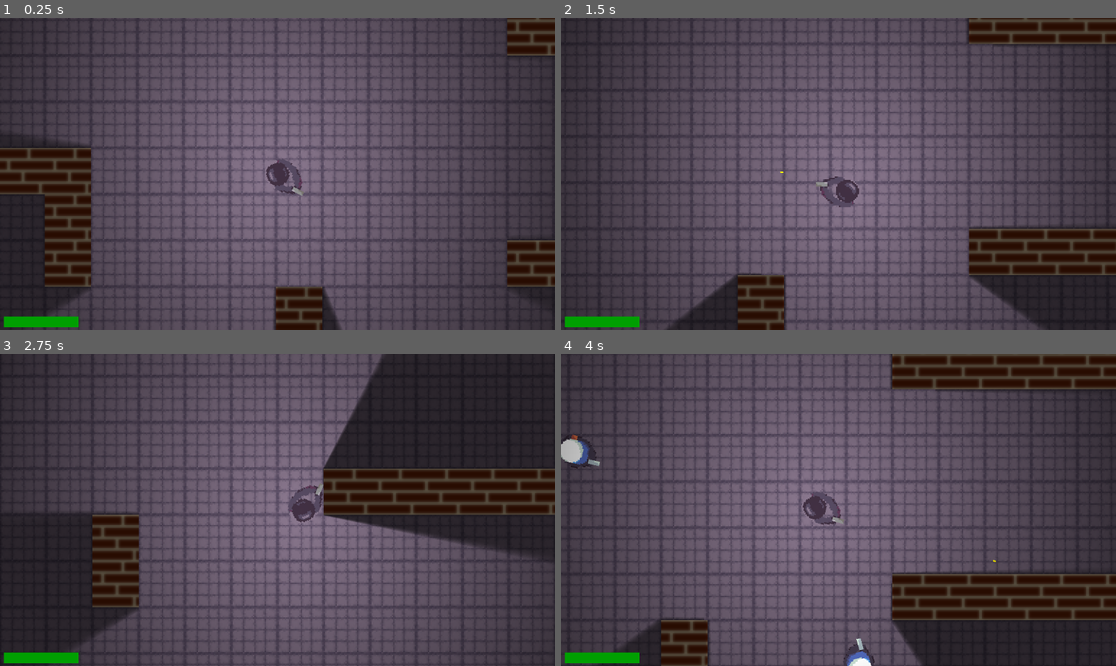
Above: before the commit, frames 1-4 (two rows, left to right).
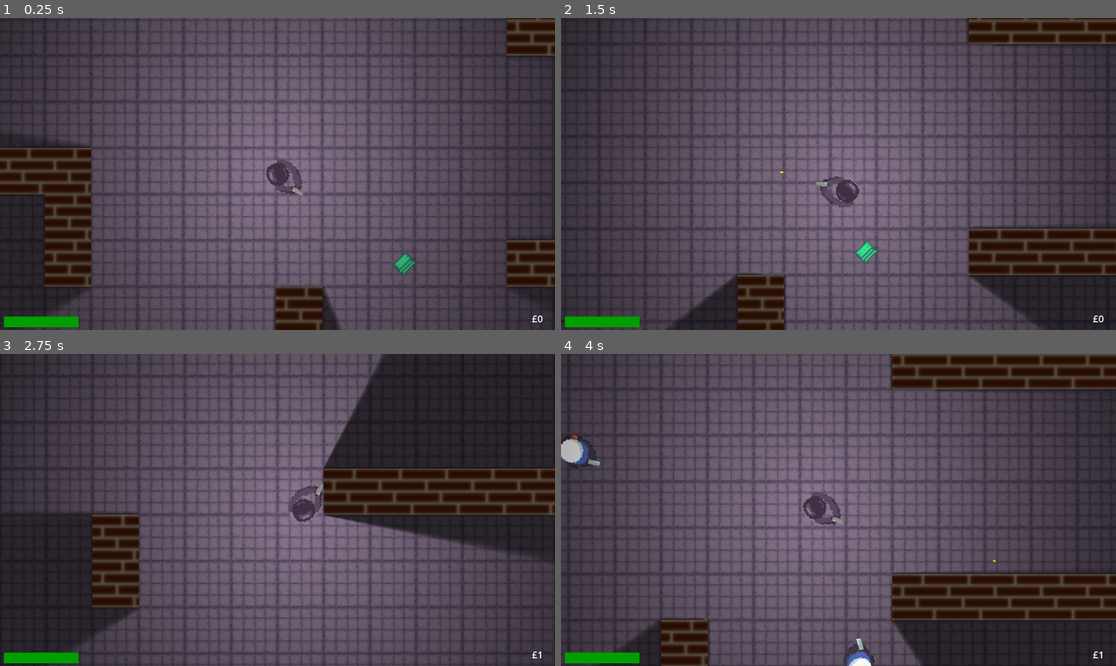
Above: after the commit, the same moments.

Repository: olzorz/THOA-SWMG
Game: Godot game, scene res://Scenes/game_scene.tscn
Same seed, same stepped clock (60 frames per second), same inputs: the game is played once before the commit and once after it.
Inputs (mouse positions are in pixels of both pictures, inside the frame that each line leads up to):
- Up to frame 1 (0.25 s): no input
- Up to frame 2 (1.5 s): tap Enter at 0.5 s; move the mouse to (960, 158) at 0.52 s; hold D (move_right) 0.53-1.28 s; hold F (interact, bound only after the commit) 0.53-1.28 s; move the mouse to (727, 189) at 1.27 s; hold S (move_down) from 1.28 s (still down); click (727, 189) at 1.35 s
- Up to frame 3 (2.75 s): tap F (interact, bound only after the commit) at 1.55 s; move the mouse to (333, 441) at 2.02 s; release S (move_down) at 2.03 s; hold D (move_right) from 2.03 s (still down); hold F (interact, bound only after the commit) from 2.03 s (still down)
- Up to frame 4 (4 s): move the mouse to (810, 572) at 2.77 s; release D (move_right) at 2.78 s; release F (interact, bound only after the commit) at 2.78 s; hold W (move_up) 2.78-3.53 s; tap F (interact, bound only after the commit) at 2.85 s; move the mouse to (1005, 556) at 3.52 s; hold A (move_left) from 3.53 s (still down); hold F (interact, bound only after the commit) from 3.53 s (still down); click (1005, 556) at 3.6 s

The runs differ from the first frame. In frame 1, 0.2% of the frame differs, in the area x 70-98%, y 75-98%; in frame 2, 0.2%; in frame 3, less than 0.1%; in frame 4, less than 0.1%.

Commit message:
Added interaction system and cash
Reusable interaction system, interact key is F.

Added cash which can be interacted with to give £1.

Diff:
--- /dev/null
+++ b/Scenes/cash.tscn
@@ -0,0 +1,19 @@
+[gd_scene format=3 uid="uid://bbcgq07ql850u"]
+
+[ext_resource type="Script" uid="uid://mgxutqtjkbwc" path="res://Scripts/cash.gd" id="1_2xbqq"]
+[ext_resource type="Texture2D" uid="uid://dcksw8xfjpiy7" path="res://Assets/money.png" id="1_ua8r7"]
+[ext_resource type="PackedScene" uid="uid://djxsx8etb7tg3" path="res://Scenes/interactable.tscn" id="3_mw2j7"]
+
+[sub_resource type="CircleShape2D" id="CircleShape2D_x35g7"]
+radius = 9.0
+
+[node name="cash" type="Node2D" unique_id=169371698]
+script = ExtResource("1_2xbqq")
+
+[node name="Sprite2D" type="Sprite2D" parent="." unique_id=1877170210]
+texture = ExtResource("1_ua8r7")
+
+[node name="Interactable" parent="." unique_id=35724694 instance=ExtResource("3_mw2j7")]
+
+[node name="CollisionShape2D" type="CollisionShape2D" parent="Interactable" unique_id=1768682005]
+shape = SubResource("CircleShape2D_x35g7")
--- a/Scenes/game_scene.tscn
+++ b/Scenes/game_scene.tscn
@@ -1,11 +1,13 @@
 [gd_scene format=4 uid="uid://by15dpdt6v6bq"]
 
+[ext_resource type="Script" uid="uid://coxht7xoihnf8" path="res://Scripts/game_scene.gd" id="1_1ixah"]
 [ext_resource type="PackedScene" uid="uid://bhdfpyul7vfk5" path="res://Scenes/player.tscn" id="1_x87qo"]
 [ext_resource type="Texture2D" uid="uid://cntdaq1scsi55" path="res://Assets/spritesheet.png" id="2_6h5vk"]
 [ext_resource type="Script" uid="uid://cysdsowrgwmi8" path="res://Scripts/point_light_2d.gd" id="2_fiftr"]
 [ext_resource type="Script" uid="uid://dxurshdg6ys01" path="res://Scripts/spawner_engine.gd" id="4_fiftr"]
+[ext_resource type="PackedScene" uid="uid://bbcgq07ql850u" path="res://Scenes/cash.tscn" id="6_rgj8m"]
 
-[sub_resource type="OccluderPolygon2D" id="OccluderPolygon2D_6h5vk"]
+[sub_resource type="OccluderPolygon2D" id="OccluderPolygon2D_rgj8m"]
 polygon = PackedVector2Array(-16, -16, 16, -16, 16, 16, -16, 16)
 
 [sub_resource type="TileSetAtlasSource" id="TileSetAtlasSource_fiftr"]
@@ -28,6 +30,15 @@
 occlusion_layer_0/light_mask = 1
 physics_layer_0/collision_layer = 1
 sources/1 = SubResource("TileSetAtlasSource_fiftr")
+
+[sub_resource type="StyleBoxFlat" id="StyleBoxFlat_6h5vk"]
+bg_color = Color(0.8704408, 0, 0.06446939, 1)
+
+[sub_resource type="StyleBoxFlat" id="StyleBoxFlat_fiftr"]
+bg_color = Color(0, 0.62472594, 0.0035181653, 1)
+
+[sub_resource type="LabelSettings" id="LabelSettings_rgj8m"]
+font_size = 20
 
 [sub_resource type="Gradient" id="Gradient_6h5vk"]
 offsets = PackedFloat32Array(0, 0.9879518)
@@ -47,19 +58,56 @@
 }
 point_count = 4
 
-[sub_resource type="StyleBoxFlat" id="StyleBoxFlat_6h5vk"]
-bg_color = Color(0.8704408, 0, 0.06446939, 1)
-
-[sub_resource type="StyleBoxFlat" id="StyleBoxFlat_fiftr"]
-bg_color = Color(0, 0.62472594, 0.0035181653, 1)
-
 [node name="game_scene" type="Node2D" unique_id=158784429]
+script = ExtResource("1_1ixah")
 
 [node name="TileMapLayer" type="TileMapLayer" parent="." unique_id=1819945458]
 position = Vector2(3, 10)
 tile_map_data = PackedByteArray("AADe/+H/AQAAAAAAAADe/+L/AQAAAAAAAADe/+P/AQAAAAAAAADe/+T/AQAAAAAAAADe/+X/AQAAAAAAAADe/+ …(67264 unchanged characters)…
 tile_set = SubResource("TileSet_fiftr")
 rendering_quadrant_size = 8
+
+[node name="cash" parent="." unique_id=169371698 instance=ExtResource("6_rgj8m")]
+position = Vector2(92, 58)
+
+[node name="Timer" type="Timer" parent="." unique_id=1947672736]
+autostart = true
+
+[node name="CanvasLayer" type="CanvasLayer" parent="." unique_id=1374661619]
+
+[node name="HealthBar" type="ProgressBar" parent="CanvasLayer" unique_id=1036613106]
+anchors_preset = 2
+anchor_top = 1.0
+anchor_bottom = 1.0
+offset_left = 8.0
+offset_top = -28.0
+offset_right = 163.0
+offset_bottom = -6.0
+grow_vertical = 0
+theme_override_styles/background = SubResource("StyleBoxFlat_6h5vk")
+theme_override_styles/fill = SubResource("StyleBoxFlat_fiftr")
+show_percentage = false
+
+[node name="CashTotal" type="Label" parent="CanvasLayer" unique_id=55317056]
+unique_name_in_owner = true
+anchors_preset = 3
+anchor_left = 1.0
+anchor_top = 1.0
+anchor_right = 1.0
+anchor_bottom = 1.0
+offset_left = -56.0
+offset_top = -33.0
+offset_right = -16.0
+offset_bottom = -10.0
+grow_horizontal = 0
+grow_vertical = 0
+text = "£0"
+label_settings = SubResource("LabelSettings_rgj8m")
+horizontal_alignment = 1
+vertical_alignment = 1
+
+[node name="CanvasModulate" type="CanvasModulate" parent="." unique_id=1350407803]
+color = Color(0.4351923, 0.43519226, 0.43519226, 1)
 
 [node name="PointLight2D" type="PointLight2D" parent="." unique_id=1808399134]
 shadow_enabled = true
@@ -93,25 +141,11 @@
 spawn_path = NodePath("../Path2D/PathFollow2D")
 metadata/_custom_type_script = "uid://dxurshdg6ys01"
 
-[node name="Timer" type="Timer" parent="." unique_id=1947672736]
-autostart = true
+[node name="cash3" parent="." unique_id=266164120 instance=ExtResource("6_rgj8m")]
+position = Vector2(-77, -293)
 
-[node name="CanvasLayer" type="CanvasLayer" parent="." unique_id=1374661619]
+[node name="cash2" parent="." unique_id=258091549 instance=ExtResource("6_rgj8m")]
+position = Vector2(-217, 56)
 
-[node name="HealthBar" type="ProgressBar" parent="CanvasLayer" unique_id=1036613106]
-anchors_preset = 2
-anchor_top = 1.0
-anchor_bottom = 1.0
-offset_left = 8.0
-offset_top = -28.0
-offset_right = 163.0
-offset_bottom = -6.0
-grow_vertical = 0
-theme_override_styles/background = SubResource("StyleBoxFlat_6h5vk")
-theme_override_styles/fill = SubResource("StyleBoxFlat_fiftr")
-show_percentage = false
-
-[node name="CanvasModulate" type="CanvasModulate" parent="." unique_id=1350407803]
-color = Color(0.4351923, 0.43519226, 0.43519226, 1)
-
+[connection signal="picked_up" from="cash" to="." method="money_gain"]
 [connection signal="timeout" from="Timer" to="player/SpawnerEngine" method="spawn_mob"]
--- /dev/null
+++ b/Scenes/interactable.tscn
@@ -0,0 +1,8 @@
+[gd_scene format=3 uid="uid://djxsx8etb7tg3"]
+
+[ext_resource type="Script" uid="uid://d2sjafu81oa51" path="res://Scripts/interactable.gd" id="1_8s6bd"]
+
+[node name="Interactable" type="Area2D" unique_id=35724694]
+collision_layer = 2
+collision_mask = 0
+script = ExtResource("1_8s6bd")
--- /dev/null
+++ b/Scenes/interacting_component.tscn
@@ -0,0 +1,42 @@
+[gd_scene format=3 uid="uid://cs153yr2ge4vb"]
+
+[ext_resource type="Script" uid="uid://cln2ai401vjwl" path="res://Scripts/interacting_component.gd" id="1_hkgi3"]
+
+[sub_resource type="CircleShape2D" id="CircleShape2D_wcss1"]
+radius = 18.0
+
+[sub_resource type="LabelSettings" id="LabelSettings_hkgi3"]
+font_size = 10
+
+[node name="InteractingComponent" type="Node2D" unique_id=697597145]
+script = ExtResource("1_hkgi3")
+
+[node name="InteractRange" type="Area2D" parent="." unique_id=319101967]
+collision_layer = 0
+collision_mask = 2
+
+[node name="CollisionShape2D" type="CollisionShape2D" parent="InteractRange" unique_id=936924908]
+shape = SubResource("CircleShape2D_wcss1")
+
+[node name="InteractLabel" type="Label" parent="." unique_id=739148786]
+z_index = 10
+anchors_preset = 8
+anchor_left = 0.5
+anchor_top = 0.5
+anchor_right = 0.5
+anchor_bottom = 0.5
+offset_left = -47.5
+offset_top = -38.0
+offset_right = 47.5
+offset_bottom = -15.0
+grow_horizontal = 2
+grow_vertical = 2
+size_flags_horizontal = 4
+text = "E to Interact"
+label_settings = SubResource("LabelSettings_hkgi3")
+horizontal_alignment = 1
+vertical_alignment = 1
+metadata/_edit_use_anchors_ = true
+
+[connection signal="area_entered" from="InteractRange" to="." method="_on_interact_range_area_entered"]
+[connection signal="area_exited" from="InteractRange" to="." method="_on_interact_range_area_exited"]
--- a/Scenes/player.tscn
+++ b/Scenes/player.tscn
@@ -4,6 +4,7 @@
 [ext_resource type="Texture2D" uid="uid://crmybnnkw3oum" path="res://Assets/player.png" id="1_v0iea"]
 [ext_resource type="PackedScene" uid="uid://d0n7seuaqfuqr" path="res://Scenes/gun.tscn" id="3_6t5aa"]
 [ext_resource type="Script" uid="uid://dnqtsnqt7tibk" path="res://Scripts/health_component.gd" id="5_fkybt"]
+[ext_resource type="PackedScene" uid="uid://cs153yr2ge4vb" path="res://Scenes/interacting_component.tscn" id="5_x3wgy"]
 
 [sub_resource type="CapsuleShape2D" id="CapsuleShape2D_cvnsp"]
 radius = 8.0
@@ -30,5 +31,7 @@
 max_health = 5
 metadata/_custom_type_script = "uid://dnqtsnqt7tibk"
 
+[node name="InteractingComponent" parent="." unique_id=697597145 instance=ExtResource("5_x3wgy")]
+
 [connection signal="damaged" from="HealthComponent" to="." method="damaged"]
 [connection signal="dead" from="HealthComponent" to="." method="is_dead"]
--- /dev/null
+++ b/Scripts/cash.gd
@@ -0,0 +1,13 @@
+extends Node2D
+
+signal picked_up(amount: int)
+
+@export var amount: int = 1
+@onready var interactable: Area2D = $Interactable
+
+func _ready() -> void:
+	interactable.interact = _on_interact
+
+func _on_interact() -> void:
+	picked_up.emit(amount)
+	queue_free()
--- /dev/null
+++ b/Scripts/game_scene.gd
@@ -0,0 +1,10 @@
+extends Node2D
+
+@onready var cash_total: Label = %CashTotal
+
+var total_cash: int = 0
+
+func money_gain(amount: int) -> void:
+	total_cash += amount
+	cash_total.text = "£" + str(total_cash)
+	print(total_cash)
--- /dev/null
+++ b/Scripts/interactable.gd
@@ -0,0 +1,7 @@
+extends Area2D
+
+@export var interact_name : String = ""
+@export var is_interactable : bool = true
+
+var interact : Callable = func():
+	pass
--- /dev/null
+++ b/Scripts/interacting_component.gd
@@ -0,0 +1,37 @@
+extends Node2D
+
+@onready var interact_label: Label = $InteractLabel
+
+var current_interactions : Array = []
+var can_interact : bool = true
+
+func _input(event: InputEvent) -> void:
+	if event.is_action_pressed("interact"):
+		if current_interactions:
+			can_interact = false
+			interact_label.hide()
+
+			await current_interactions[0].interact.call()
+
+			can_interact = true
+
+func _process(_delta: float) -> void:
+	if current_interactions and can_interact:
+		current_interactions.sort_custom(_sort_by_nearest)
+		if current_interactions[0].is_interactable:
+			interact_label.text = current_interactions[0].interact_name
+			interact_label.show()
+	else:
+		interact_label.hide()
+
+func _sort_by_nearest(area1, area2):
+	var area1_dist = global_position.distance_to(area1)
+	var area2_dist = global_position.distance_to(area2)
+	return area1_dist < area2_dist
+
+func _on_interact_range_area_entered(area: Area2D) -> void:
+	current_interactions.push_back(area)
+
+
+func _on_interact_range_area_exited(area: Area2D) -> void:
+	current_interactions.erase(area)
--- a/project.godot
+++ b/project.godot
@@ -45,6 +45,16 @@
 "events": [Object(InputEventMouseButton,"resource_local_to_scene":false,"resource_name":"","device":-1,"window_id":0,"a …(256 unchanged characters)…
 ]
 }
+interact={
+"deadzone": 0.2,
+"events": [Object(InputEventKey,"resource_local_to_scene":false,"resource_name":"","device":-1,"window_id":0,"alt_pressed":false,"shift_pressed":false,"ctrl_pressed":false,"meta_pressed":false,"pressed":false,"keycode":0,"physical_keycode":70,"key_label":0,"unicode":102,"location":0,"echo":false,"script":null)
+]
+}
+
+[layer_names]
+
+2d_physics/layer_1="world"
+2d_physics/layer_2="interactions"
 
 [physics]
 
Binary file added: Assets/money.png
Not shown, added: Assets/money.png.import
Not shown: 1 places in Scenes/game_scene.tscn that only renumber resources
Not shown, added: Scripts/cash.gd.uid
Not shown, added: Scripts/game_scene.gd.uid
Not shown, added: Scripts/interactable.gd.uid
Not shown, added: Scripts/interacting_component.gd.uid
